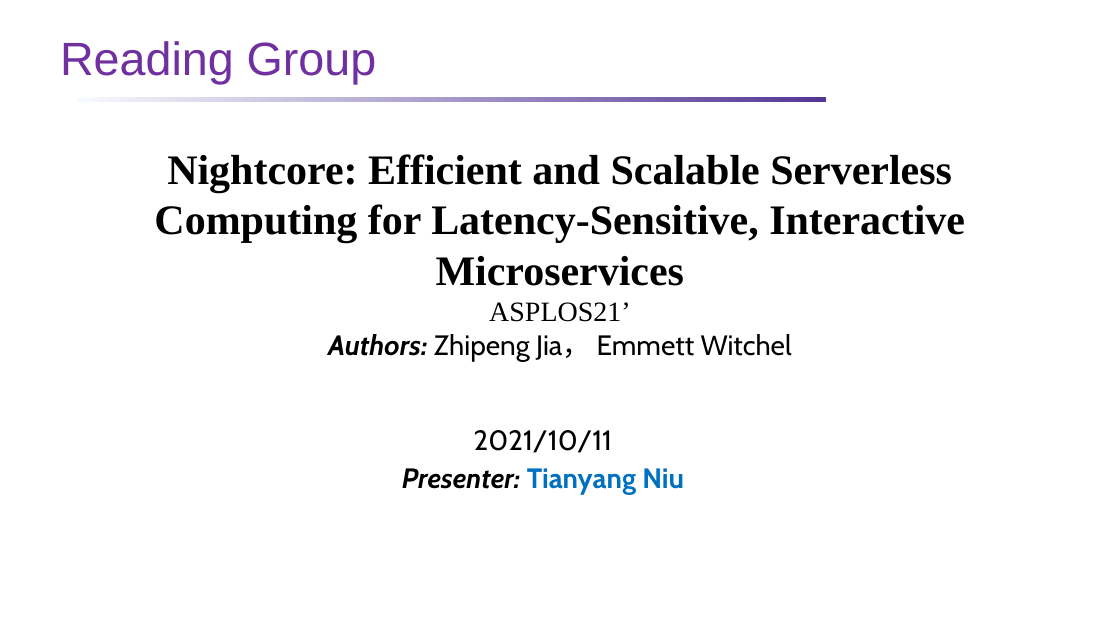
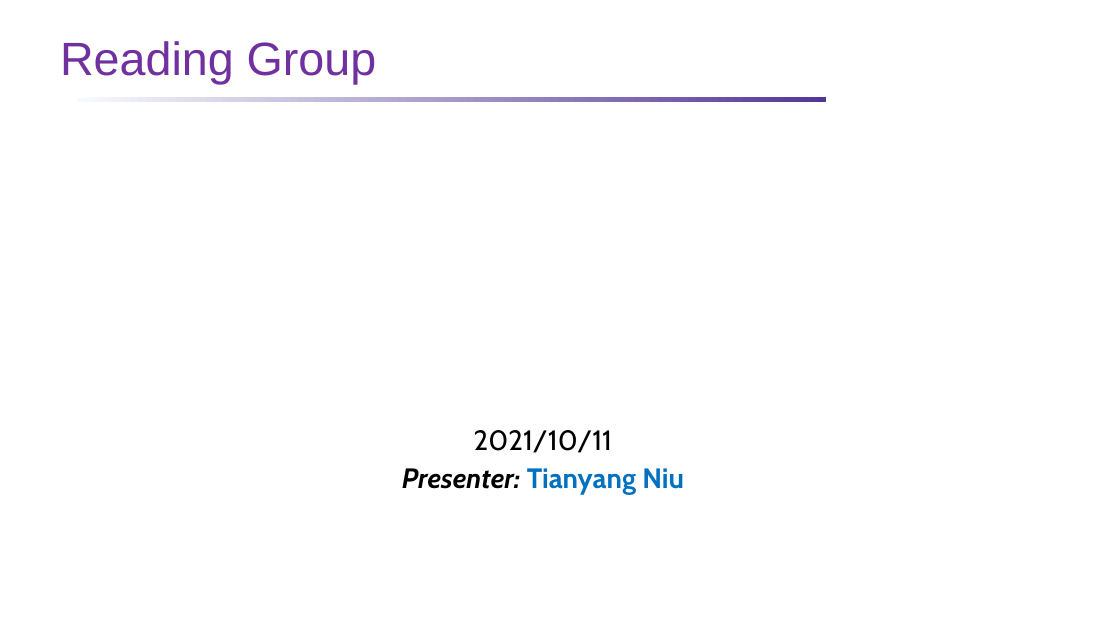
Before and after one commit to yeghost/ParperReading, a slide deck: slide 1 of parper/00-汇报PPT/模板.pptx. Drawn at 1120x630 pixels with LibreOffice and Linux fonts; fonts in the diff are those of the drawing; background and template pictures are left out. Boxes give left, top, right and bottom in pixels: in the first picture for what was removed or moved away, otherwise in the second. Text is boxed around its words. In the diff, an @@ line names an element or a change of style, - is before the commit and + after.

```diff
--- a/parper/00-汇报PPT/模板.pptx
+++ b/parper/00-汇报PPT/模板.pptx
@@ text removed at (x1=154, y1=154, x2=965, y2=322) @@
-Nightcore: Efficient and Scalable Serverless Computing for Latency-Sensitive, Interactive Microservices
-ASPLOS21’
@@ text removed at (x1=328, y1=334, x2=792, y2=362) @@
-Authors: Zhipeng Jia， Emmett Witchel
```
Also in this commit, not shown: 11 other slides changed, 2 other files.
